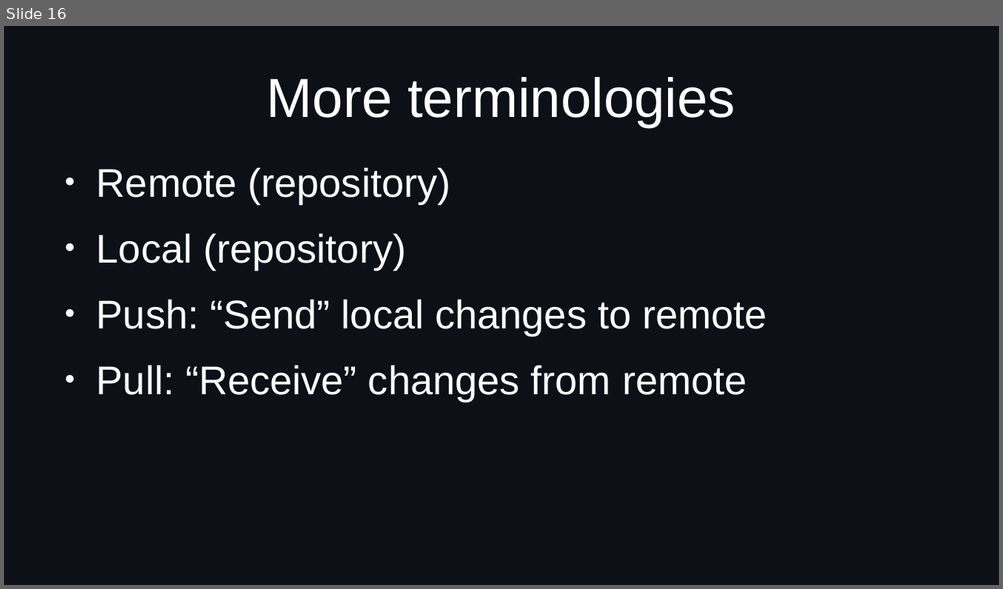
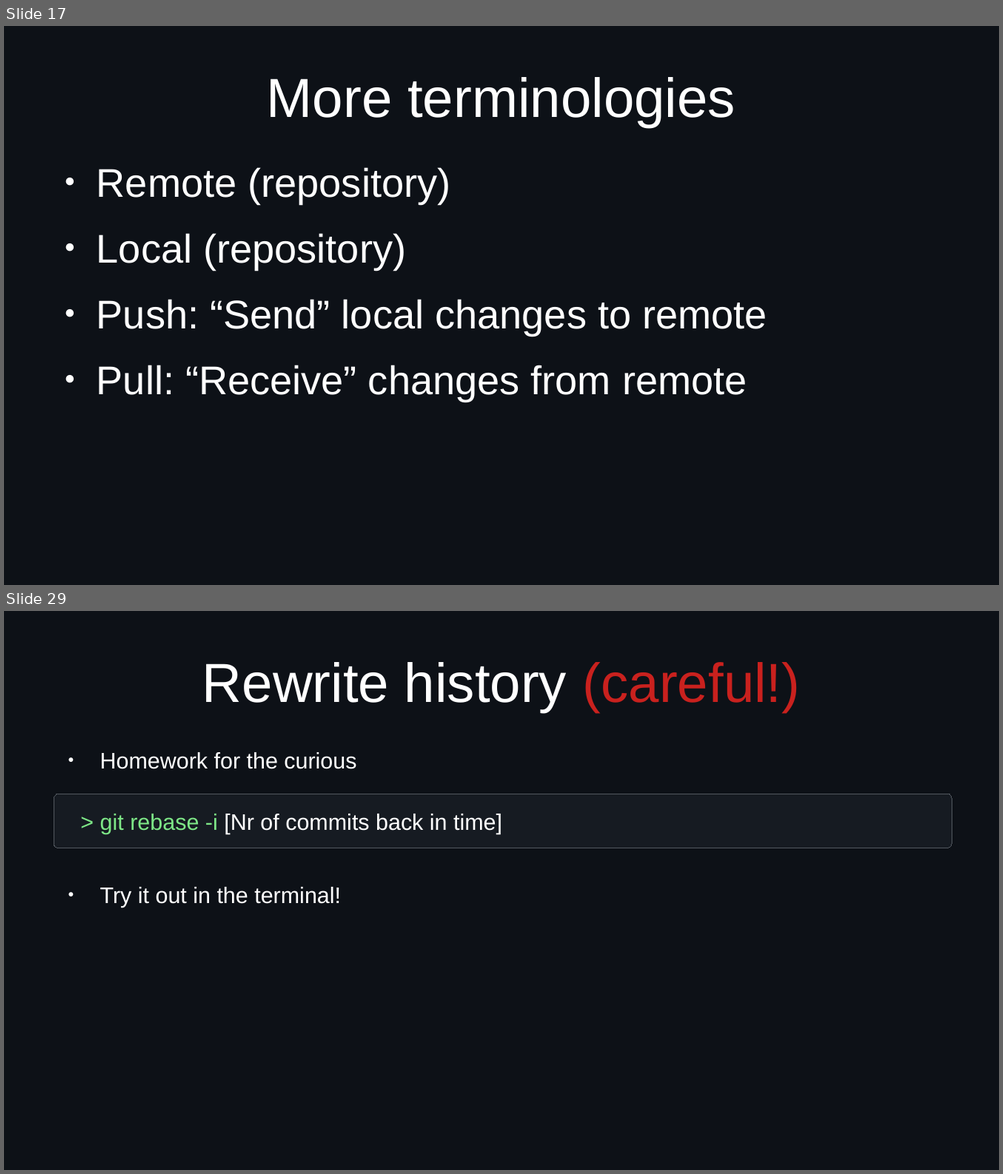
Before and after one commit to idf-io/Git-Github_Workshop, a slide deck: docs/presentation_day2_git-and-github.odp. Shown one above the other, each under a label of ours: slide 16 before the commit, slides 17 and 29 after it; the slides between them are not shown. The pictures are 1003x589 and 1003x1174 pixels, drawn with LibreOffice and Linux fonts; fonts in the diff are those of the drawing. Boxes give left, top, right and bottom in pixels: in the first picture for what was removed or moved away, otherwise in the second. Text is boxed around its words. In the diff, an @@ line names an element or a change of style, - is before the commit and + after.

```diff
--- a/docs/presentation_day2_git-and-github.odp
+++ b/docs/presentation_day2_git-and-github.odp
@@ slide 29 added at <box>4,611,999,1170</box>, background #0D1117 @@
@@ title added at <box>202,662,800,712</box>, 44 pt, text #FFFFFF @@
+Rewrite history (careful!)
@@ text added at <box>100,752,356,907</box>, 18 pt, text #FFFFFF @@
+● Homework for the curious
+● Try it out in the terminal!
@@ rounded rectangle added at <box>54,795,952,849</box>, fill #161B22, outline #535960 0 pt @@
@@ text added at <box>100,814,502,834</box>, 18 pt, text #FFFFFF @@
+> git rebase -i [Nr of commits back in time]
@@ what was slide 16 is now slide 17 @@
```
Also in this commit, not shown: 7 slides changed, 18 other slides added, 9 slides removed.
